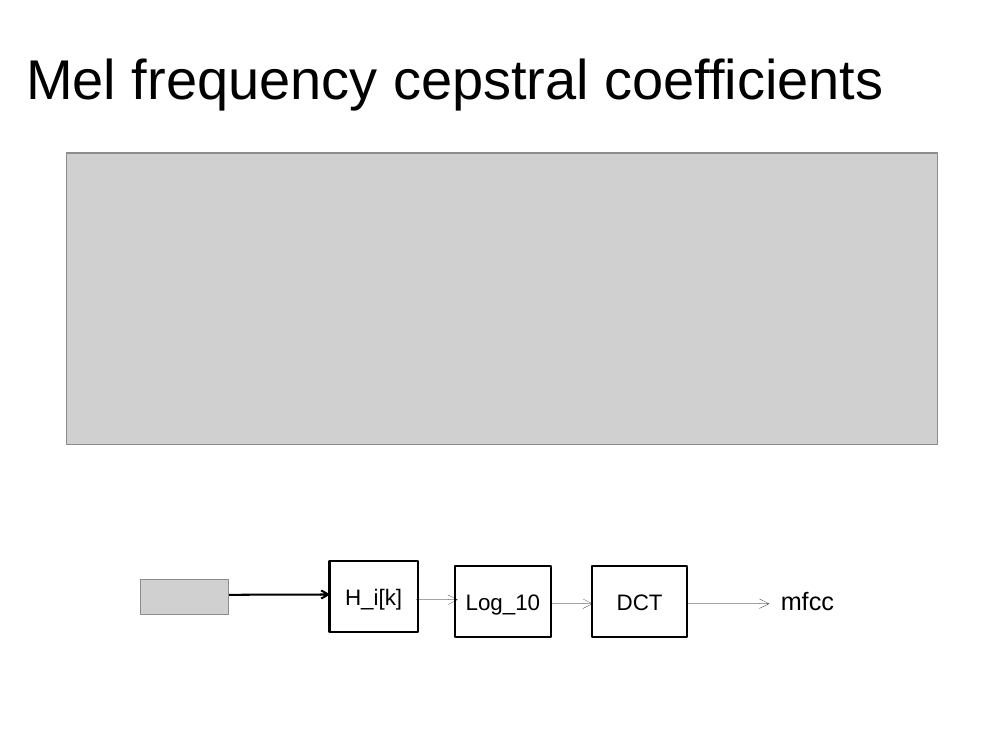
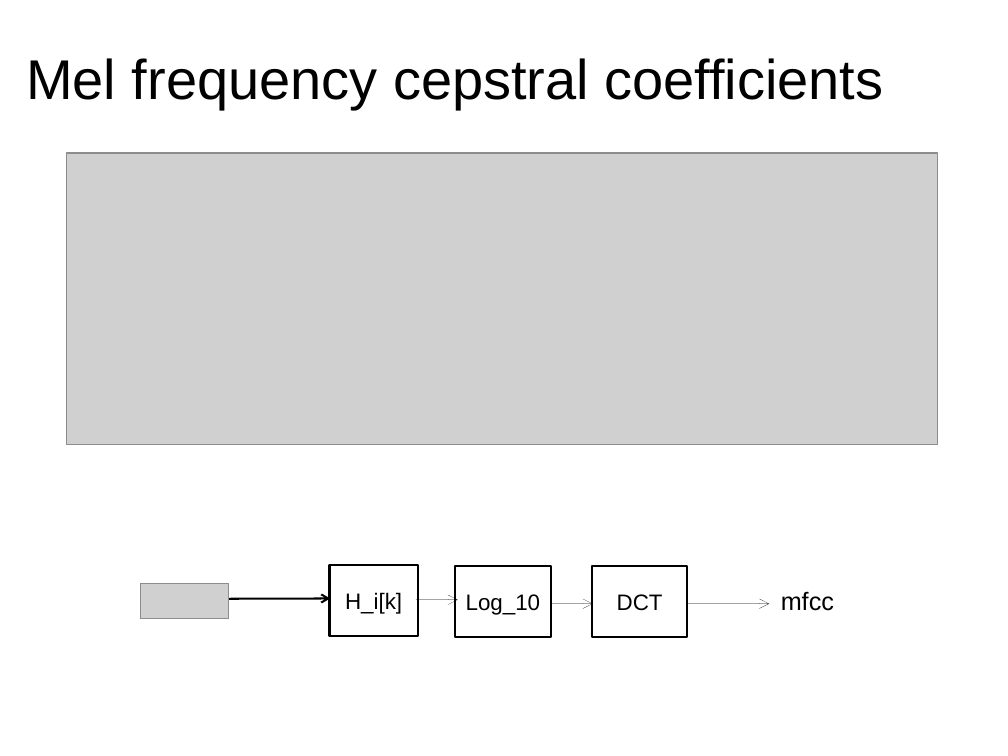
Before and after one commit to MTG/sms-tools, a slide deck: slide 9 of lectures/09-Sound-description/9T1-Spectral-based-audio-features.odp. Drawn at 1008x756 pixels with LibreOffice and Linux fonts; fonts in the diff are those of the drawing; grey boxes stand for pictures. Boxes give left, top, right and bottom in pixels: in the first picture for what was removed or moved away, otherwise in the second. Text is boxed around its words. In the diff, an @@ line names an element or a change of style, - is before the commit and + after.

```diff
--- a/lectures/09-Sound-description/9T1-Spectral-based-audio-features.odp
+++ b/lectures/09-Sound-description/9T1-Spectral-based-audio-features.odp
@@ 1 picture, 1 rectangle, 1 arrow: place and size @@
-1 picture, 1 rectangle, 1 arrow at (140, 561, 418, 632)
+1 picture, 1 rectangle, 1 arrow at (140, 565, 418, 636)
```
Also in this commit, not shown: 4 other files.
